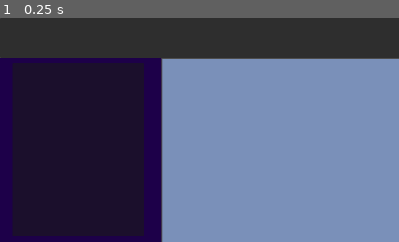
Above: before the commit, frame 1.
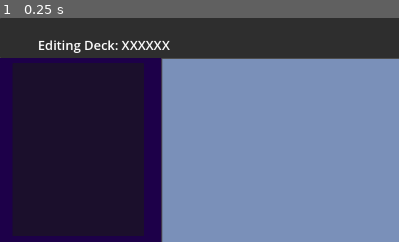
Above: after the commit, the same moment.

Repository: chrissolanilla/Deck-builder
Game: Godot game, scene res://scenes/deck_builder.tscn
Same seed, same stepped clock (60 frames per second), same inputs: the game is played once before the commit and once after it.
Inputs:
- Up to frame 1 (0.25 s): no input
The pictures show only the part of the screen within x 0-50%, y 0-50%; the shares and areas given below are measured in that part.

The runs differ from the first frame. In frame 1, 0.7% of the frame differs, in the area x 9-43%, y 9-16%.

Commit message:
final changes

Diff:
--- a/scenes/deck_builder.tscn
+++ b/scenes/deck_builder.tscn
@@ -237,3 +237,12 @@
 theme_override_constants/h_separation = 678
 theme_override_constants/v_separation = 1020
 columns = 8
+
+[node name="DeckTitle" type="RichTextLabel" parent="."]
+layout_mode = 0
+offset_left = -869.0
+offset_top = -497.0
+offset_right = -461.0
+offset_bottom = -435.0
+theme_override_font_sizes/normal_font_size = 31
+text = "Editing Deck: XXXXXX"
